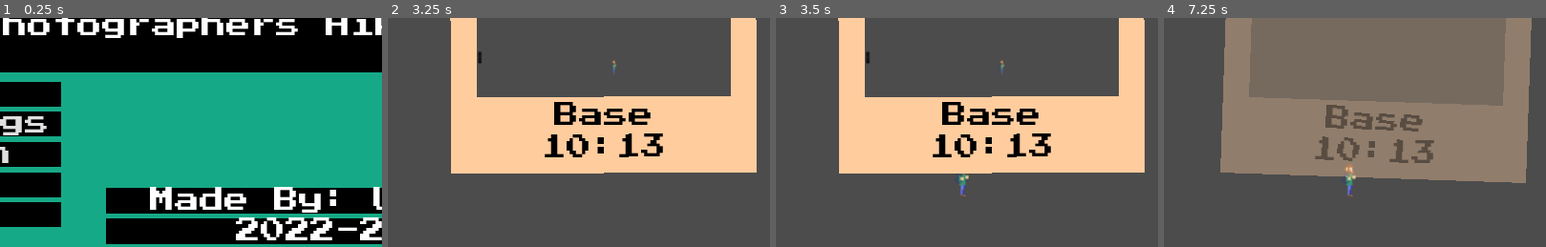
Above: before the commit, frames 1-4 (left to right).
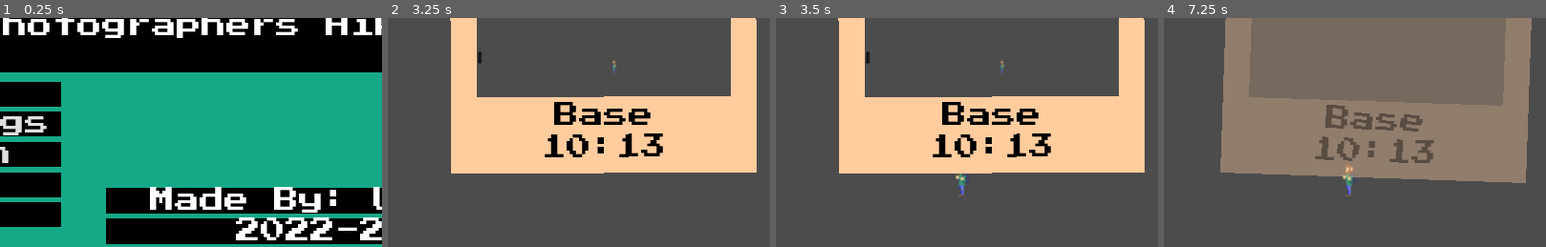
Above: after the commit, the same moments.

Repository: UHSGDC/Photographers-Hike
Game: Godot game, scene res://Game.tscn
The game is run twice, just before and just after one commit, with the same random seed, the same clock (stepped at 60 frames per second) and the same inputs. The engine's default icon, where the game draws it, is replaced by a stand-in: a white triangle on a blue panel in a dark square.
Inputs (mouse positions are % of the whole screen's width and height, from its top left):
- Up to frame 1 (0.25 s): no input
- Up to frame 2 (3.25 s): click "Play" at 0.5 s; tap Enter at 1.25 s; move the mouse to (72, 45) at 1.27 s; hold Ctrl (interact) 1.28-2.03 s; hold D (right) 1.28-2.78 s; tap Space (jump) at 1.52, 2.27, 2.75 s; move the mouse to (30, 55) at 2.02 s; tap C (take_picture) at 2.1 s; move the mouse to (60, 28) at 2.77 s; hold A (left) from 2.78 s (still down); hold Ctrl (interact) from 2.78 s (still down)
- Up to frame 3 (3.5 s): keep holding A (left); keep holding Ctrl (interact)
- Up to frame 4 (7.25 s): tap Enter at 3.5, 5.75 s; move the mouse to (45, 70) at 3.52 s; release A (left) at 3.53 s; release Ctrl (interact) at 3.53 s; hold D (right) 3.53-5.03 s; tap C (take_picture) at 3.6, 5.1, 6.6 s; tap Space (jump) at 3.77, 4.52, 5, 5.27, 6.5, 6.77 s; move the mouse to (80, 65) at 4.27 s; hold Ctrl (interact) 4.28-5.03 s; move the mouse to (20, 35) at 5.02 s; hold A (left) 5.03-5.78 s; move the mouse to (55, 50) at 5.77 s; hold D (right) 5.78-6.53 s; hold Ctrl (interact) 5.78-6.53 s; move the mouse to (35, 25) at 6.52 s; hold A (left) from 6.53 s (still down)
The pictures show only the part of the screen within x 22-72%, y 50-100%; the shares and areas given below are measured in that part.

Frames 1-2 are identical in both runs. In frame 3, 0.1% of the frame differs, in the area x 47-51%, y 67-78%; in frame 4, 0.2%, in the area x 46-51%, y 64-78%.

Commit message:
Player sprite flips based off x velocity

Diff:
--- a/PhotographersHike/Player/PlatformingPlayer.gd
+++ b/PhotographersHike/Player/PlatformingPlayer.gd
@@ -84,7 +84,14 @@
 			move(delta)
 			state = get_state()
 
+	look()
 	animate()
+
+func look() -> void:
+	if velocity.x > 0:
+		$Sprite.flip_h = false
+	elif velocity.x < 0:
+		$Sprite.flip_h = true
 
 
 func get_state() -> int:
